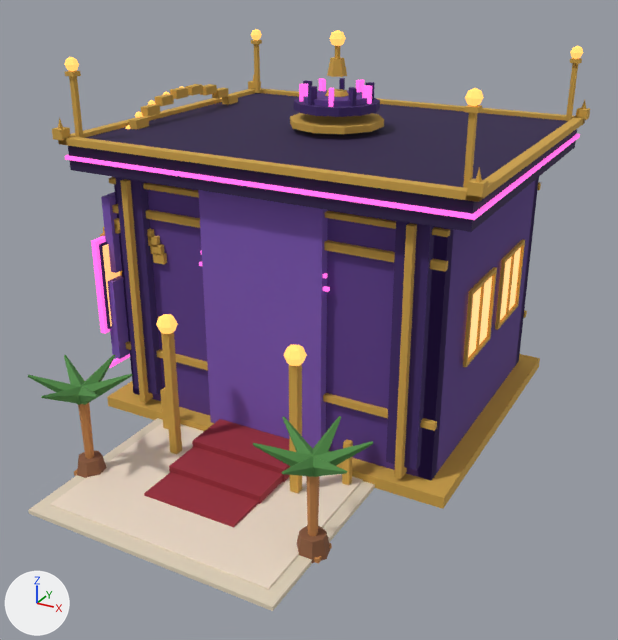
The glTF model server/src/main/resources/public/models/casino.glb, before and after one commit.
Camera for both pictures: a 50 mm camera at (4.77, -9.36, 5.59) aimed at (0.3, -1.24, 1.53). Lighting does not change. The marker at lower left points along +X, +Y and +Z. The older version comes first. Where no turn or scale is listed for an object, it has been applied to the vertices. Vertices at exactly the same position are counted once.

Objects in the first picture: 'base', 'dome', 'frames', 'lamp_posts', 'marquee', 'marquee_lamps', 'neon', 'palms', 'plaza', 'poker_cards', 'roof', 'roof_lamps', 'roulette', 'vegas_facade', 'walls', 'windows_glow' and 3 more.
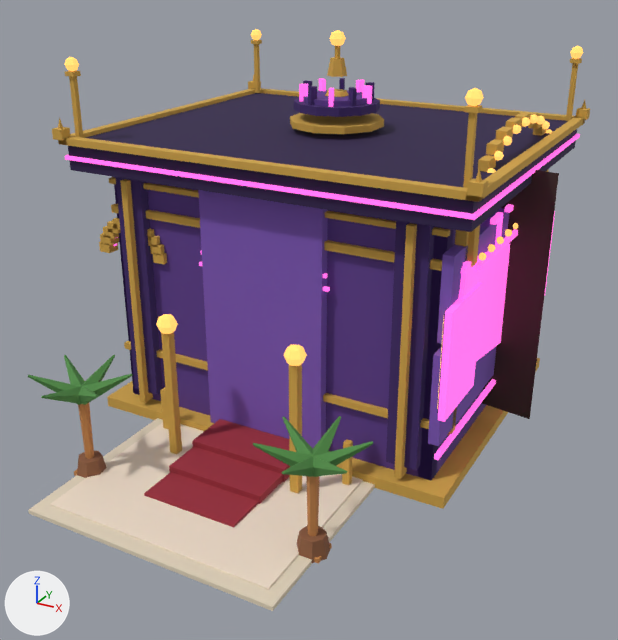
What differs and where, as boxes [x1, y1, x2, y2] in the pictures (618 x 640 px; the box of a moved part takes in the faces that stretch with it):
'neon', reshaped (mostly hidden): before [65, 134, 580, 368]; after [65, 134, 580, 460]
'sign_face', reshaped (not visible before): after [482, 170, 559, 419]
'vegas_facade', moved: before [101, 192, 130, 359]; after [428, 208, 509, 446]
'marquee', moved: before [129, 84, 238, 129]; after [467, 112, 549, 267]
'marquee_lamps', moved, turned (mostly hidden before): before [125, 86, 222, 129]; after [479, 115, 552, 260]
'poker_cards', reshaped (mostly hidden afterwards): before [99, 242, 120, 329]; after [437, 314, 445, 413]
part 1 of me_frames, deleted (orange): before [463, 239, 525, 367]
part 4 of me_neon, moved or reshaped: before [109, 354, 130, 368]; after [434, 379, 496, 460]
part 5 of me_neon, moved or reshaped (not visible before): after [476, 229, 518, 270]
part 6 of me_neon, moved or reshaped: before [91, 236, 110, 334]; after [438, 282, 483, 422]
part 7 of me_neon, moved or reshaped (not visible before): after [544, 211, 555, 296]
part 8 of me_neon, moved or reshaped (not visible before): after [459, 244, 510, 362]
part 9 of me_poker_cards, moved or reshaped (mostly hidden afterwards): before [102, 244, 120, 326]; after [437, 318, 444, 409]
part 10 of me_poker_cards, moved or reshaped (mostly hidden afterwards): before [99, 242, 111, 329]; after [437, 314, 445, 413]
part 11 of me_seven_sign, moved or reshaped (not visible before): after [490, 214, 503, 225]
part 12 of me_seven_sign, moved or reshaped (not visible before): after [495, 212, 503, 246]
part 13 of me_seven_sign, moved or reshaped (not visible before): after [504, 204, 514, 213]
part 16 of me_windows_glow, deleted: before [468, 276, 492, 357]
part 17 of me_windows_glow, deleted: before [500, 247, 521, 320]

Diff of the bpy script that builds the scene:
```diff
--- a/server/src/main/resources/public/models/casino.glb.py
+++ b/server/src/main/resources/public/models/casino.glb.py
@@ me_frames @@
-me_frames.from_pydata(...)  # 184 vertices, 300 faces; spans x -1.58..2.17, y -1.81..1.75, z 1.25..2.27
+me_frames.from_pydata(...)  # 108 vertices, 180 faces; spans x -1.58..1.58, y -1.81..1.75, z 1.29..2.27
+# me_frames part 1: 8 loose pieces with 76 vertices, spanning x 2.13..2.17, y -0.99..1.06, z 1.25..2.15, are deleted
 me_frames.materials.append(mat_gold)
@@ me_marquee @@
-me_marquee.from_pydata(...)  # 112 vertices, 168 faces; spans x -2.28..-2.16, y -1.41..1.41, z 2.6..3.87
+me_marquee.from_pydata(...)  # 112 vertices, 168 faces; spans x 2.16..2.28, y -1.41..1.41, z 2.6..3.87
+# me_marquee part 2: the whole mesh is moved by (4.44, 0.0, 0.0)
 me_marquee.materials.append(mat_gold)
@@ me_marquee_lamps @@
-me_marquee_lamps.from_pydata(...)  # 374 vertices, 660 faces; spans x -2.35..-2.25, y -1.32..1.33, z 2.61..3.87
+me_marquee_lamps.from_pydata(...)  # 374 vertices, 660 faces; spans x 2.25..2.35, y -1.32..1.33, z 2.61..3.87
+# me_marquee_lamps part 3: the whole mesh is moved by (4.61, 0.0, 0.0)
 me_marquee_lamps.materials.append(mat_lantern_glow)
@@ me_neon @@
 me_neon.from_pydata(...)  # 344 vertices, 516 faces; spans x -2.47..2.47, y -2.07..2.07, z 0.15..3.34
+# me_neon part 4: the loose piece of 8 vertices spanning x -2.26..-2.2, y -1.96..1.96, z 0.6..0.66 is moved by (4.46, 0.0, 0.0)
+# me_neon part 5: the loose piece of 8 vertices spanning x -2.35..-2.29, y -1.34..1.34, z 2.55..2.61 is moved by (4.64, 0.0, 0.0)
+# me_neon part 6: the loose piece of 8 vertices spanning x -2.3..-2.22, y -1.98..-1.06, z 1.09..2.31 is moved by (4.52, 0.0, 0.0)
+# me_neon part 7: the loose piece of 8 vertices spanning x -2.3..-2.22, y 1.06..1.98, z 1.09..2.31 is moved by (4.52, 0.0, 0.0)
+# me_neon part 8: the loose piece of 8 vertices spanning x -2.27..-2.21, y -1.73..1.73, z 0.92..2.68 is moved by (4.48, 0.0, 0.0)
 me_neon.materials.append(mat_neon_glow)
@@ me_poker_cards @@
-me_poker_cards.from_pydata(...)  # 64 vertices, 96 faces; spans x -2.29..-2.18, y -1.93..1.93, z 1.14..2.26
+me_poker_cards.from_pydata(...)  # 64 vertices, 96 faces; spans x 2.18..2.29, y -1.93..1.93, z 1.14..2.26
+# me_poker_cards part 9: the loose piece of 8 vertices spanning x -2.24..-2.18, y -1.9..-1.14, z 1.17..2.23 is moved by (4.42, 0.0, 0.0)
+# me_poker_cards part 10: the loose piece of 8 vertices spanning x -2.26..-2.2, y -1.93..-1.11, z 1.14..2.26 is moved by (4.46, 0.0, 0.0)
+# other edits to the shape of me_poker_cards do not show in these pictures
 me_poker_cards.materials.append(mat_windows_glow)
@@ me_seven_sign @@
-me_seven_sign.from_pydata(...)  # 56 vertices, 84 faces; spans x -2.26..-2.16, y -1.17..1.17, z 2.15..2.9
+me_seven_sign.from_pydata(...)  # 56 vertices, 84 faces; spans x 2.16..2.26, y -1.17..1.17, z 2.15..2.9
+# me_seven_sign part 11: the loose piece of 8 vertices spanning x -2.26..-2.2, y -0.65..-0.39, z 2.83..2.89 is moved by (4.46, 0.0, 0.0)
+# me_seven_sign part 12: the loose piece of 8 vertices spanning x -2.26..-2.2, y -0.46..-0.39, z 2.22..2.9 is moved by (4.46, 0.0, 0.0)
+# me_seven_sign part 13: the loose piece of 8 vertices spanning x -2.26..-2.2, y -0.13..0.13, z 2.83..2.89 is moved by (4.46, 0.0, 0.0)
+# other edits to the shape of me_seven_sign do not show in these pictures
 me_seven_sign.materials.append(mat_neon_glow)
@@ me_sign_face @@
-me_sign_face.from_pydata(...)  # 4 vertices, 2 faces; spans x -2.74..-1.73, y -0.08..0.08, z 0.27..3.33
-me_sign_face.vertices[0].co = (-2.74, -0.08, 3.32)
-me_sign_face.vertices[1].co = (-2.74, -0.08, 0.27)
-me_sign_face.vertices[2].co = (-1.73, 0.08, 0.28)
-me_sign_face.vertices[3].co = (-1.73, 0.08, 3.33)
+me_sign_face.from_pydata(...)  # 4 vertices, 2 faces; spans x 1.73..2.74, y -0.08..0.08, z 0.27..3.33
+# me_sign_face part 14
+me_sign_face.vertices[0].co = (2.74, -0.08, 0.28)  # pixel (529, 419)
+me_sign_face.vertices[1].co = (2.74, -0.08, 3.33)  # pixel (558, 173)
+me_sign_face.vertices[2].co = (1.73, 0.08, 3.32)
+me_sign_face.vertices[3].co = (1.73, 0.08, 0.27)
 me_sign_face.materials.append(mat_sign)
@@ me_vegas_facade @@
-me_vegas_facade.from_pydata(...)  # 48 vertices, 72 faces; spans x -2.22..-2.08, y -1.89..1.89, z 0.62..2.97
+me_vegas_facade.from_pydata(...)  # 48 vertices, 72 faces; spans x 2.08..2.22, y -1.89..1.89, z 0.62..2.97
+# me_vegas_facade part 15: the whole mesh is moved by (4.31, 0.0, 0.0)
 me_vegas_facade.materials.append(mat_cas_purple)
@@ me_windows_glow @@
-me_windows_glow.from_pydata(...)  # 56 vertices, 84 faces; spans x -1.53..2.14, y -1.78..1.72, z 1.14..2.22
+me_windows_glow.from_pydata(...)  # 40 vertices, 60 faces; spans x -1.53..1.53, y -1.78..1.72, z 1.14..2.22
+# me_windows_glow part 16: the loose piece of 8 vertices spanning x 2.12..2.14, y -0.94..-0.16, z 1.29..2.11 is deleted
+# me_windows_glow part 17: the loose piece of 8 vertices spanning x 2.12..2.14, y 0.23..1.01, z 1.29..2.11 is deleted
 me_windows_glow.materials.append(mat_windows_glow)
```
